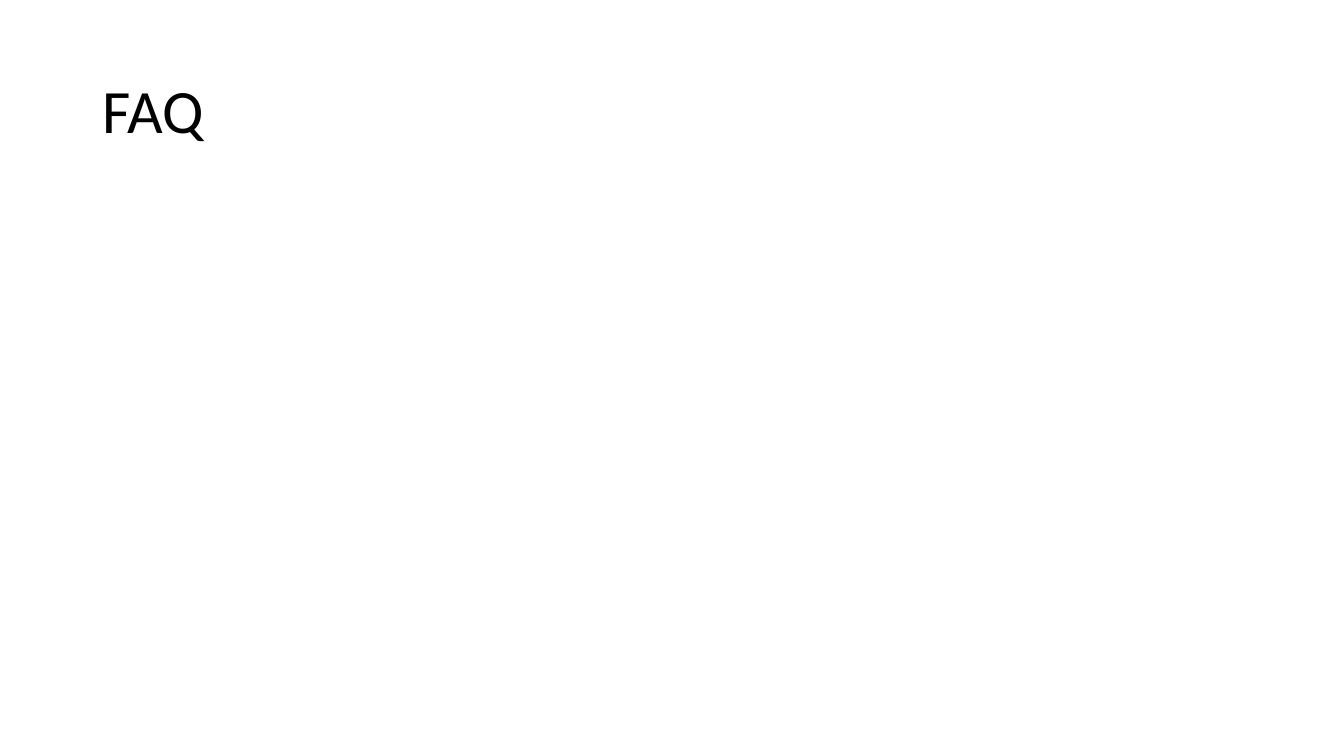
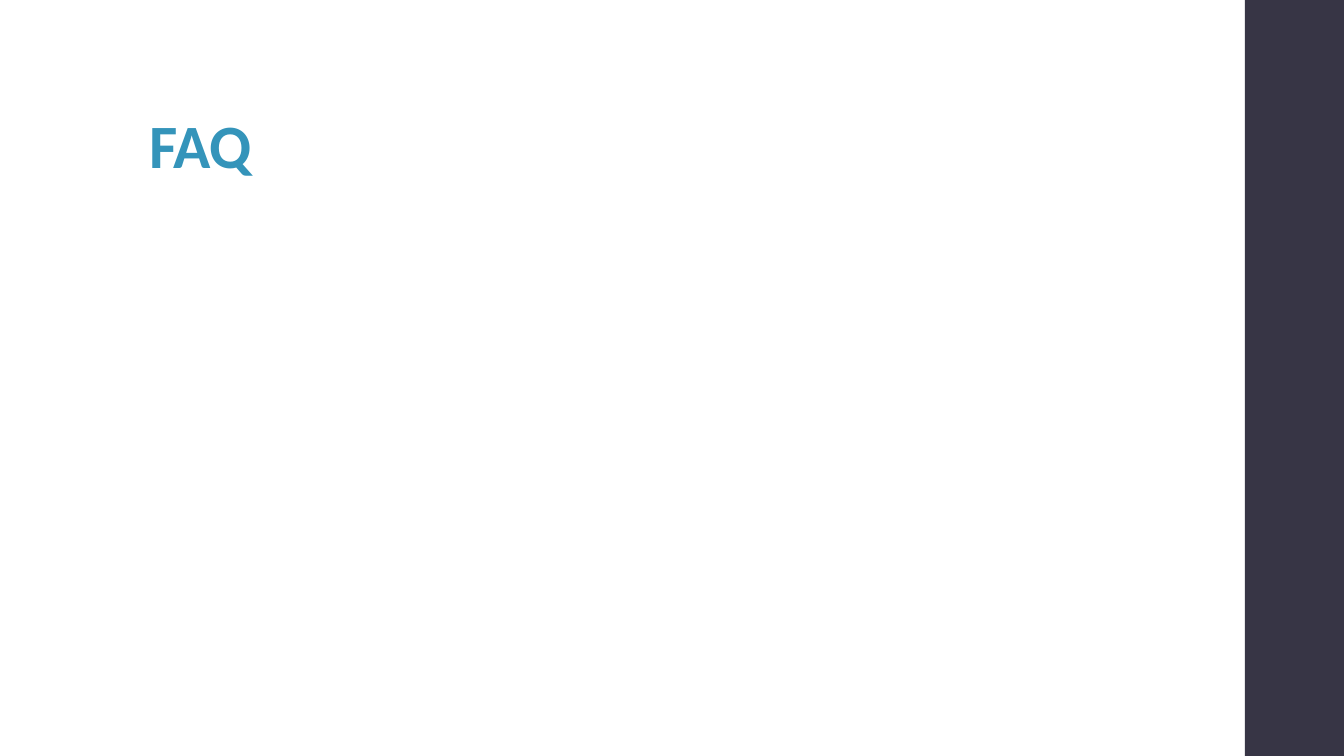
Before and after one commit to syx007/GamePlayGround, a slide deck: slide 14 of document/ROOT 操作指南.pptx. Drawn at 1344x756 pixels with LibreOffice and Linux fonts; fonts in the diff are those of the drawing. Boxes give left, top, right and bottom in pixels: in the first picture for what was removed or moved away, otherwise in the second. Text is boxed around its words. In the diff, an @@ line names an element or a change of style, - is before the commit and + after.

```diff
--- a/document/ROOT 操作指南.pptx
+++ b/document/ROOT 操作指南.pptx
@@ title "FAQ": place and size @@
-title "FAQ" at (102, 93, 203, 141)
+title "FAQ" at (149, 127, 251, 176)
@@ title "FAQ" at (149, 127, 251, 176): text colour #000000 to #3494BA, letter spacing 0 to -0.5 pt, bold on; vertical alignment middle to bottom @@
@@ rectangle added at (1245, 0, 1344, 756), fill #373545 @@
```
Also in this commit, not shown: 13 other slides changed, 1 slide added, 1 slide removed.
